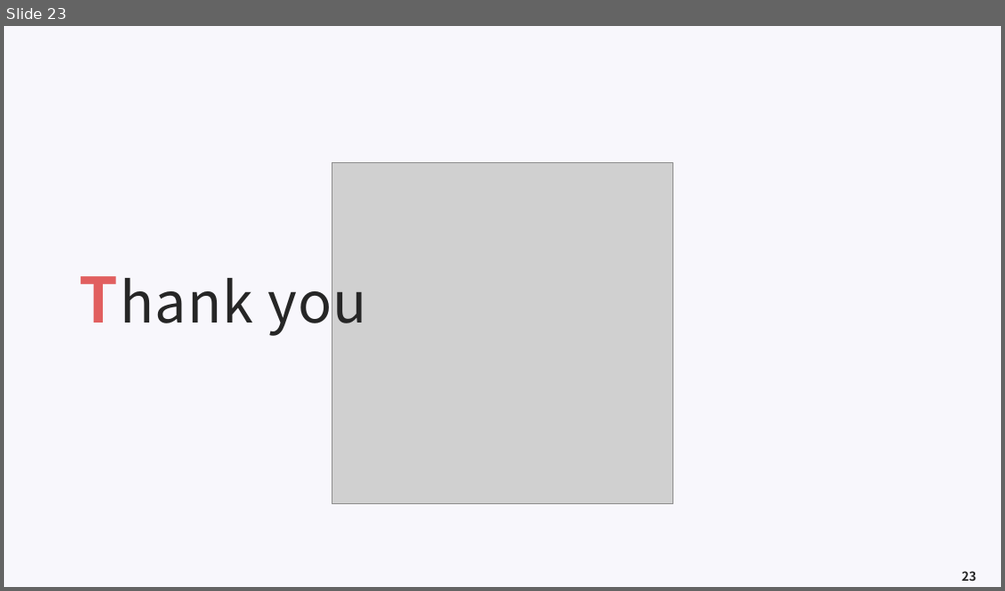
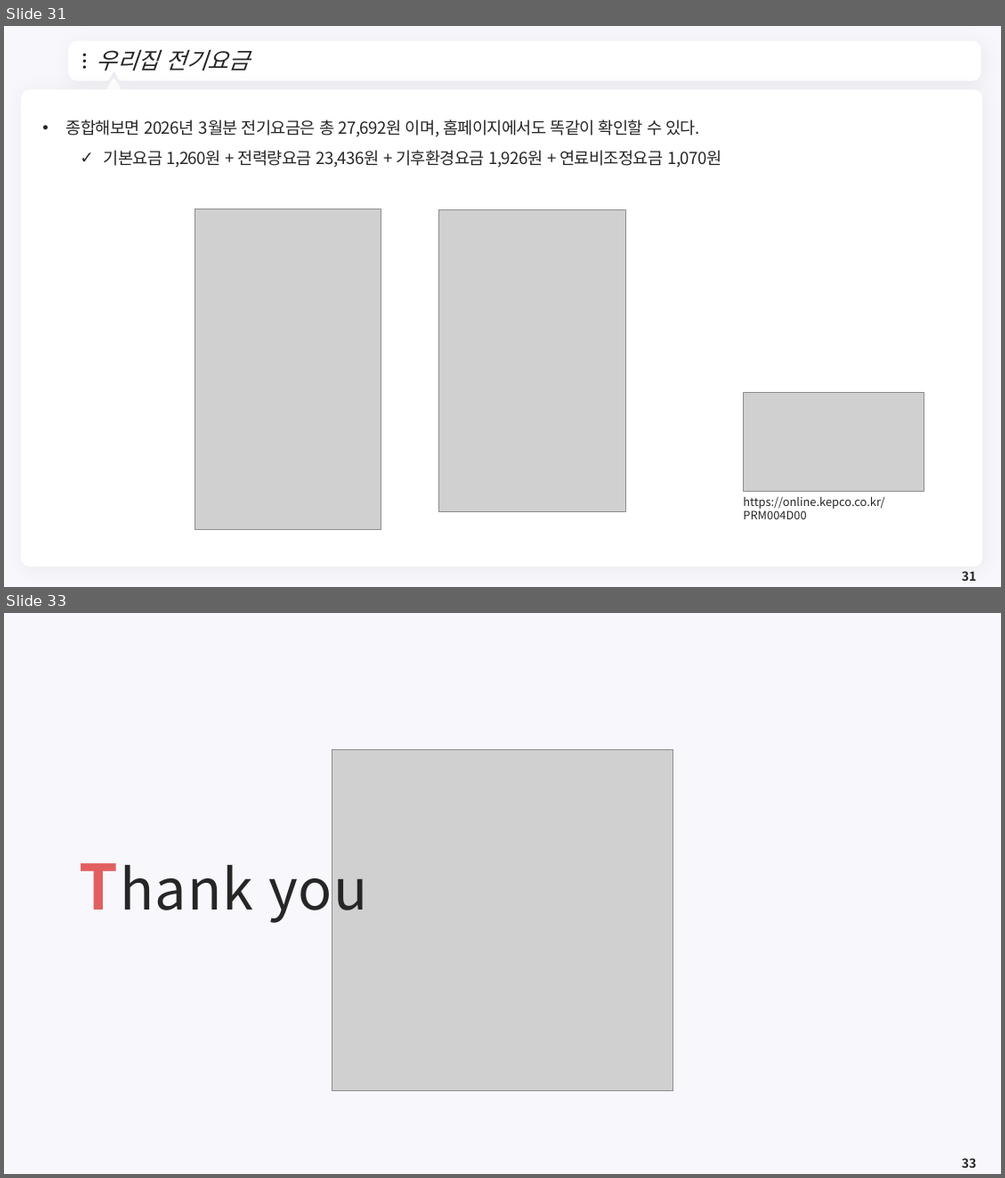
Before and after one commit to meandthey/Teaching, a slide deck: 에너지경제학/자원에너지경제학_Chapter_1.pptx. Shown one above the other, each under a label of ours: slide 23 before the commit, slides 31 and 33 after it; the slides between them are not shown. The pictures are 1005x591 and 1005x1178 pixels, drawn with LibreOffice and Linux fonts; fonts in the diff are those of the drawing; grey boxes stand for pictures; background and template pictures are left out. Boxes give left, top, right and bottom in pixels: in the first picture for what was removed or moved away, otherwise in the second. Text is boxed around its words. In the diff, an @@ line names an element or a change of style, - is before the commit and + after.

```diff
--- a/에너지경제학/자원에너지경제학_Chapter_1.pptx
+++ b/에너지경제학/자원에너지경제학_Chapter_1.pptx
@@ slide 31 added at <box>4,26,1001,587</box>, background #F8F7FC @@
@@ freeform shape added at <box>72,45,978,78</box>, fill #FFFFFF, outline #FFFFFF 7.25 pt @@
@@ title added at <box>97,49,250,70</box>, 22 pt, text #262626, italic @@
+우리집 전기요금
@@ ellipse added at <box>83,54,86,56</box>, fill #262626 @@
@@ ellipse added at <box>83,60,86,62</box>, fill #262626 @@
@@ ellipse added at <box>83,66,86,69</box>, fill #262626 @@
@@ freeform shape added at <box>957,56,966,67</box>, fill #FFFFFF @@
@@ rounded rectangle added at <box>21,89,983,566</box>, fill #FFFFFF @@
@@ triangle added at <box>105,80,122,95</box>, fill #FFFFFF, outline #FFFFFF 3.75 pt @@
@@ text added at <box>66,119,721,168</box>, 16 pt, text #262626 @@
+• 종합해보면 2026년 3월분 전기요금은 총 27,692원 이며, 홈페이지에서도 똑같이 확인할 수 있다.
+  ✓ 기본요금 1,260원 + 전력량요금 23,436원 + 기후환경요금 1,926원 + 연료비조정요금 1,070원
@@ picture added at <box>194,209,380,529</box> @@
@@ picture added at <box>439,210,626,512</box> @@
@@ picture added at <box>743,393,923,491</box> @@
@@ text added at <box>743,496,884,519</box>, 11 pt, text #262626 @@
+https://online.kepco.co.kr/PRM004D00
@@ page number added at <box>962,571,976,580</box>, 12 pt, text #262626, bold @@
+31
@@ what was slide 23 is now slide 33 @@
@@ page number at <box>962,1158,976,1167</box>: text changed @@
-23
+33
```
Also in this commit, not shown: 2 slides changed, 9 other slides added, 1 other file.
